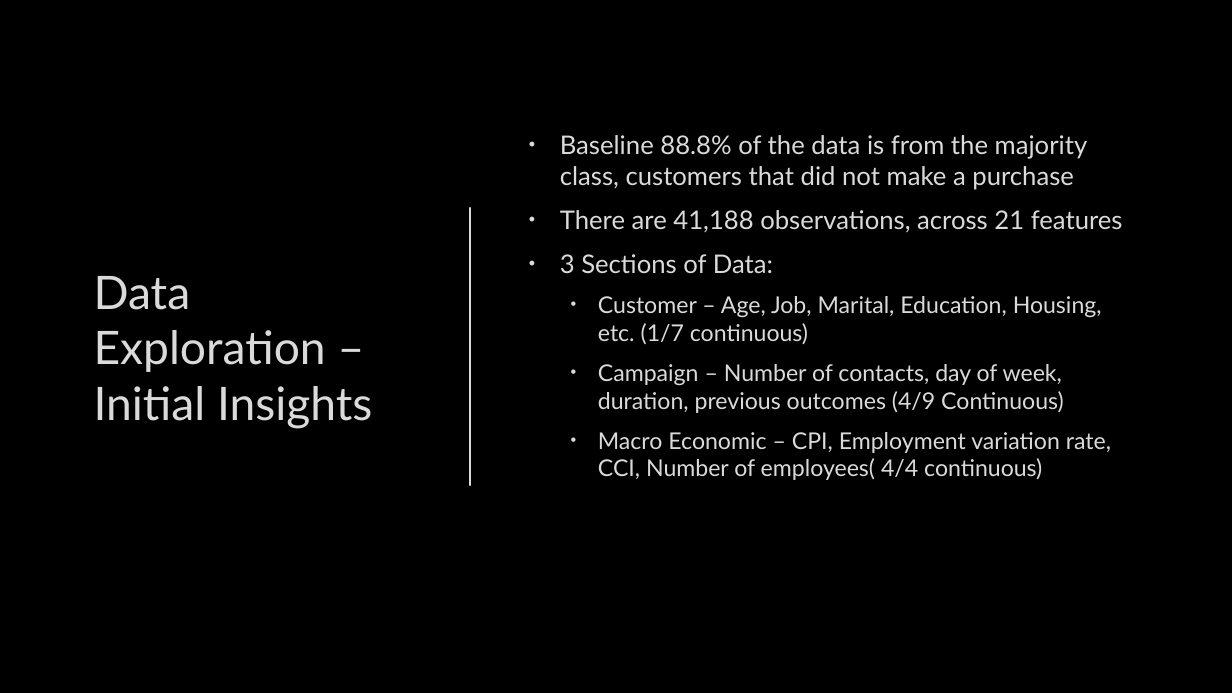
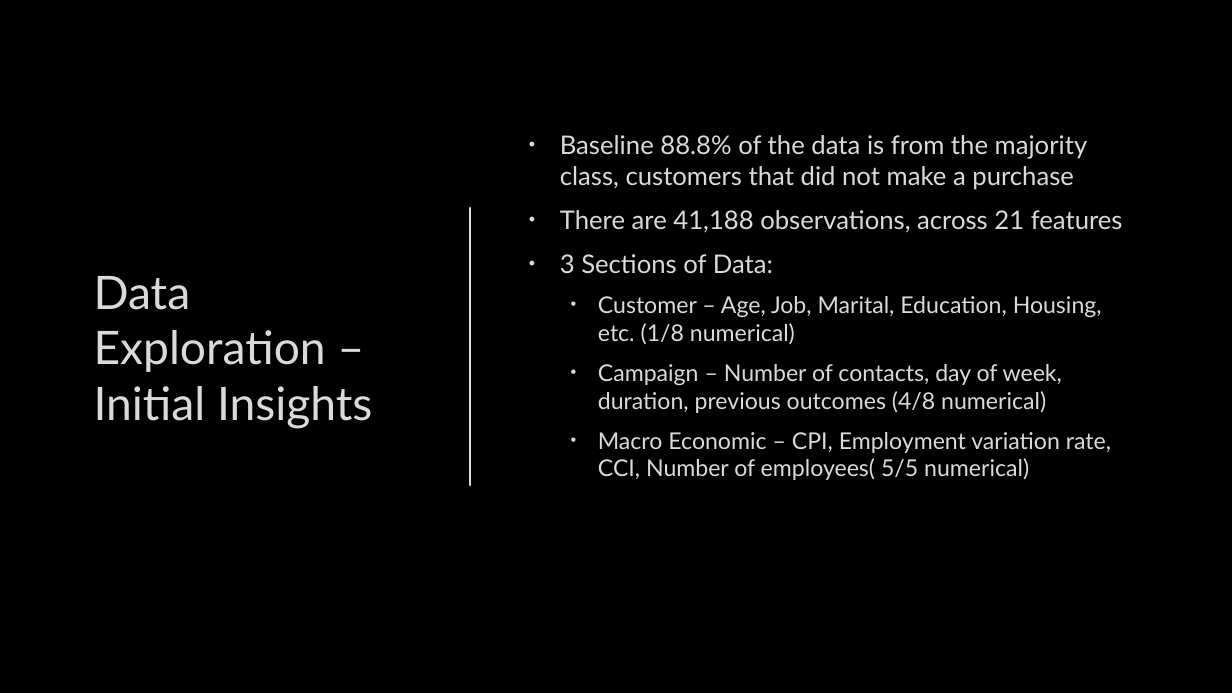
Before and after one commit to zinrion/Thinkful-Projects, a slide deck: slide 3 of Bank Marketing.pptx. Drawn at 1232x693 pixels with LibreOffice and Linux fonts; fonts in the diff are those of the drawing; background and template pictures are left out. Boxes give left, top, right and bottom in pixels: in the first picture for what was removed or moved away, otherwise in the second. Text is boxed around its words. In the diff, an @@ line names an element or a change of style, - is before the commit and + after.

```diff
--- a/Bank Marketing.pptx
+++ b/Bank Marketing.pptx
@@ text at [598,296,1111,480]: text changed @@
-  • Customer – Age, Job, Marital, Education, Housing, etc. (1/7 continuous)
-  • Campaign – Number of contacts, day of week, duration, previous outcomes (4/9 Continuous)
-  • Macro Economic – CPI, Employment variation rate, CCI, Number of employees( 4/4 continuous)
+  • Customer – Age, Job, Marital, Education, Housing, etc. (1/8 numerical)
+  • Campaign – Number of contacts, day of week, duration, previous outcomes (4/8 numerical)
+  • Macro Economic – CPI, Employment variation rate, CCI, Number of employees( 5/5 numerical)
```
Also in this commit, not shown: 12 other slides changed, 1 slide added, 2 slides removed.
